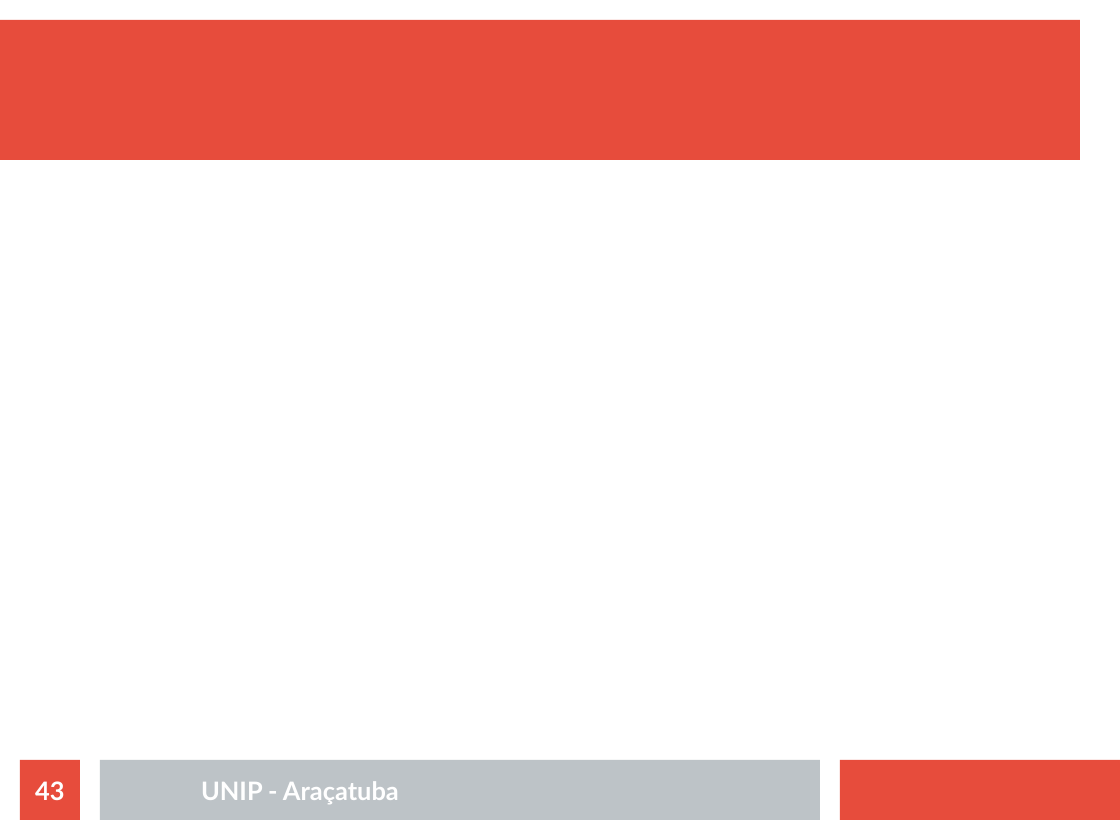
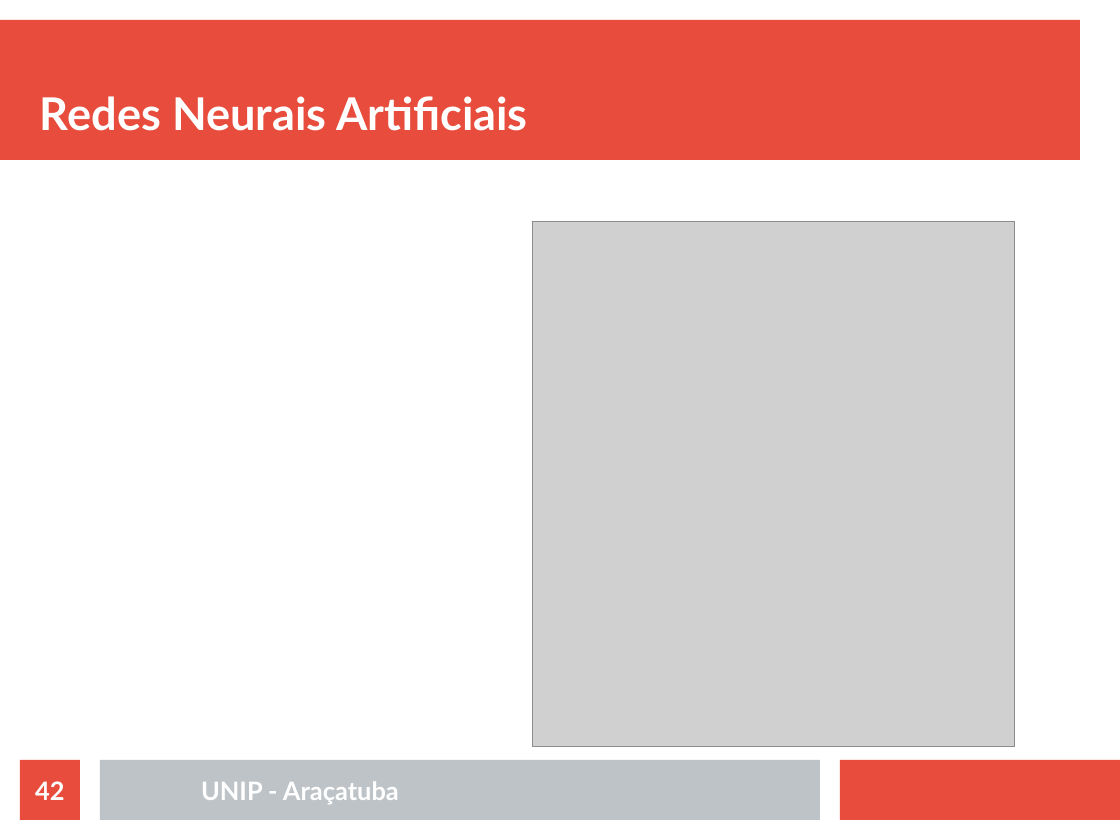
Before and after one commit to rafaelstojoao/pos-unip, a slide deck: slide 42 of [2020][modulo][Machine_Learning]/[aula]03[outrosAlgoritmos].odp (slide 43 before the commit). Drawn at 1120x840 pixels with LibreOffice and Linux fonts; fonts in the diff are those of the drawing; grey boxes stand for pictures. Boxes give left, top, right and bottom in pixels: in the first picture for what was removed or moved away, otherwise in the second. Text is boxed around its words. In the diff, an @@ line names an element or a change of style, - is before the commit and + after.

```diff
--- a/[2020][modulo][Machine_Learning]/[aula]03[outrosAlgoritmos].odp
+++ b/[2020][modulo][Machine_Learning]/[aula]03[outrosAlgoritmos].odp
@@ title added at bbox=[40, 96, 528, 131], 32 pt, text #FFFFFF, bold @@
+Redes Neurais Artificiais
@@ picture added at bbox=[533, 222, 1015, 746] @@
@@ page number at bbox=[35, 781, 64, 800]: text changed @@
-43
+42
```
Also in this commit, not shown: 2 other slides changed, 3 slides added, 11 slides removed, 5 other files.
